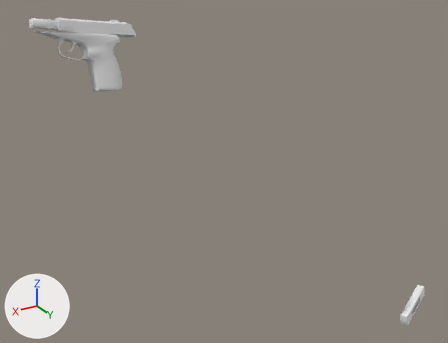
One commit to the OBJ model Vertex_Animation_Compiler/Assets/Makarov_Pistol_Reload158.obj: the scene before it, then after it.
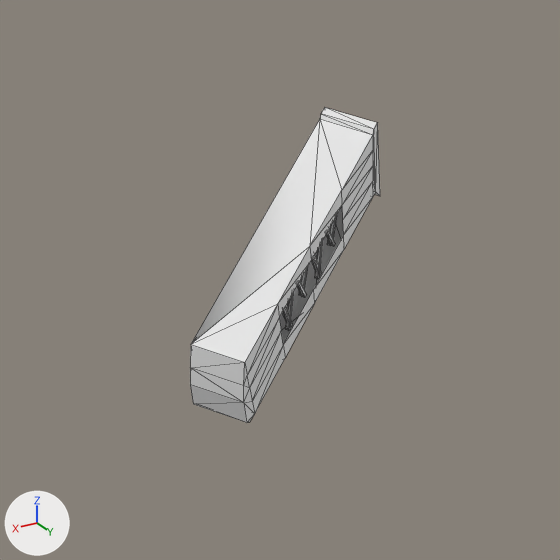
The first picture shows the older version from a camera (50 mm lens) standing at (0.706, 0.891, 0.138) and looking at (0.188, 0.028, -0.293). The close-ups show both versions on the part from 84% to 100% of the width and 79% to 100% of the height of that picture; other places that the commit changed are outside them. The lights are fixed; the arrows at lower left show +X, +Y and +Z. The close-ups show mesh edges as thin lines. Where no turn or scale is listed for an object, it has been applied to the vertices.

Objects in the first close-up: 'Magazine_Cube.011'.
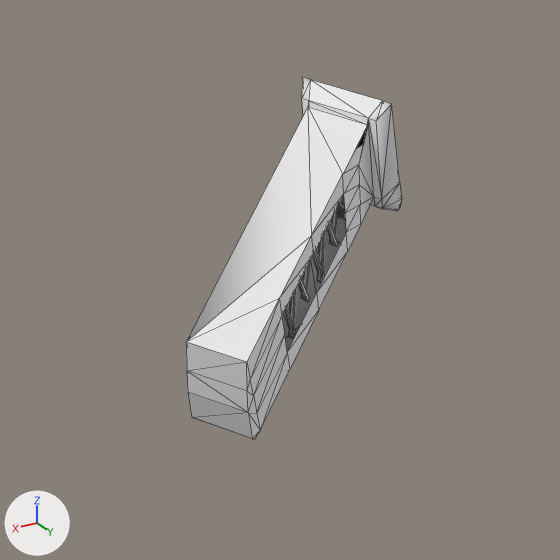
What differs and where, as boxes [x1, y1, x2, y2] in the close-ups (560 x 560 px):
'Magazine_Cube.011', reshaped (14% wider, 15% taller): before [190, 107, 380, 422]; after [186, 77, 402, 439]
part 1 of me_magazine_cube_011, rebuilt (14% wider, 15% taller): before [190, 107, 380, 422]; after [186, 77, 402, 439]
part 2 of me_magazine_cube_011, rebuilt (20% wider, 42% taller): before [326, 229, 335, 247]; after [327, 221, 338, 247]
part 3 of me_magazine_cube_011, rebuilt: before [282, 307, 293, 326]; after [284, 306, 296, 335]
part 4 of me_magazine_cube_011, rebuilt (11% narrower, 23% taller): before [286, 292, 294, 331]; after [289, 290, 296, 338]
part 5 of me_magazine_cube_011, rebuilt: before [327, 217, 336, 246]; after [329, 206, 338, 245]
part 6 of me_magazine_cube_011, rebuilt: before [298, 269, 307, 296]; after [301, 264, 309, 300]
part 7 of me_magazine_cube_011, rebuilt: before [315, 240, 323, 279]; after [317, 232, 325, 283]
part 8 of me_magazine_cube_011, rebuilt (20% wider, 32% taller): before [297, 280, 306, 298]; after [298, 278, 309, 302]
part 9 of me_magazine_cube_011, rebuilt (17% wider, 43% taller): before [311, 255, 322, 275]; after [312, 250, 325, 279]

Edits to the bpy script that builds the scene:
```text
Change me_magazine_cube_011:
    used by ob_magazine_cube_011; location = (0.0, 0.0, 0.0)
    remove me_magazine_cube_011.from_pydata(...)  # 140 vertices, 222 faces; spans x -0.1501..-0.0692, y 0.2081..0.2498, z -0.5838..-0.5362
    add me_magazine_cube_011.from_pydata(...)  # 164 vertices, 270 faces; spans x -0.1538..-0.0684, y 0.203..0.2504, z -0.5895..-0.5269
    me_magazine_cube_011 part 1: the loose piece of 44 vertices spanning x -0.1501..-0.0692, y 0.2081..0.2498, z -0.5838..-0.5362 is rebuilt with 68 vertices and now spans x -0.1538..-0.0684, y 0.203..0.2504, z -0.5895..-0.5269
    me_magazine_cube_011 part 2: the loose piece of 8 vertices spanning x -0.1271..-0.1174, y 0.227..0.2303, z -0.5619..-0.5485 is rebuilt with 8 vertices and now spans x -0.1274..-0.116, y 0.2274..0.2311, z -0.5617..-0.5439
    me_magazine_cube_011 part 3: the loose piece of 8 vertices spanning x -0.1042..-0.0947, y 0.2363..0.2394, z -0.5716..-0.558 is rebuilt with 8 vertices and now spans x -0.1053..-0.0941, y 0.2366..0.2401, z -0.5741..-0.556
    me_magazine_cube_011 part 4: the loose piece of 8 vertices spanning x -0.1037..-0.1018, y 0.2353..0.2379, z -0.5719..-0.5563 is rebuilt with 8 vertices and now spans x -0.1043..-0.1018, y 0.2359..0.2383, z -0.5745..-0.5539
    me_magazine_cube_011 part 5: the loose piece of 8 vertices spanning x -0.1289..-0.1247, y 0.2248..0.2282, z -0.5613..-0.5459 is rebuilt with 8 vertices and now spans x -0.1273..-0.1249, y 0.2254..0.2286, z -0.5609..-0.5407
    me_magazine_cube_011 part 6: the loose piece of 8 vertices spanning x -0.1132..-0.109, y 0.231..0.2344, z -0.5668..-0.5514 is rebuilt with 8 vertices and now spans x -0.1121..-0.1096, y 0.2316..0.2348, z -0.5678..-0.5476
    me_magazine_cube_011 part 7: the loose piece of 8 vertices spanning x -0.1195..-0.1175, y 0.229..0.2316, z -0.5664..-0.5508 is rebuilt with 8 vertices and now spans x -0.1196..-0.117, y 0.2297..0.2321, z -0.5675..-0.547
    me_magazine_cube_011 part 8: the loose piece of 8 vertices spanning x -0.1114..-0.1017, y 0.2333..0.2366, z -0.5674..-0.554 is rebuilt with 8 vertices and now spans x -0.1121..-0.1007, y 0.2336..0.2373, z -0.5687..-0.5509
    me_magazine_cube_011 part 9: the loose piece of 8 vertices spanning x -0.1199..-0.1104, y 0.2301..0.2332, z -0.5661..-0.5525 is rebuilt with 8 vertices and now spans x -0.1206..-0.1094, y 0.2304..0.2339, z -0.5671..-0.5491
```
